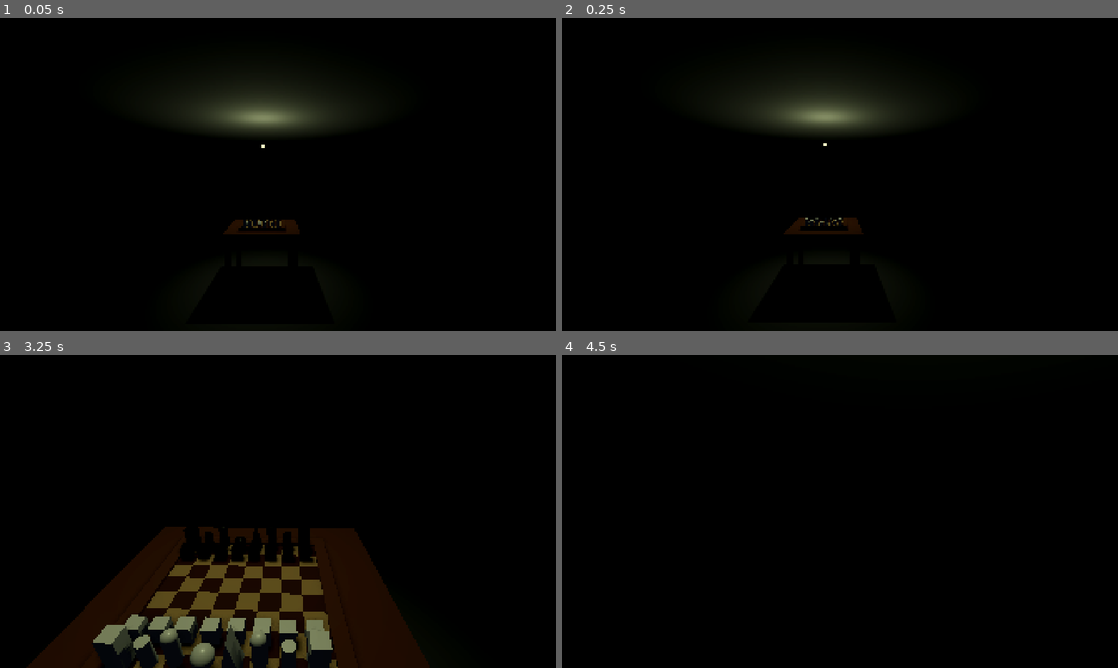
Above: before the commit, frames 1-4 (two rows, left to right).
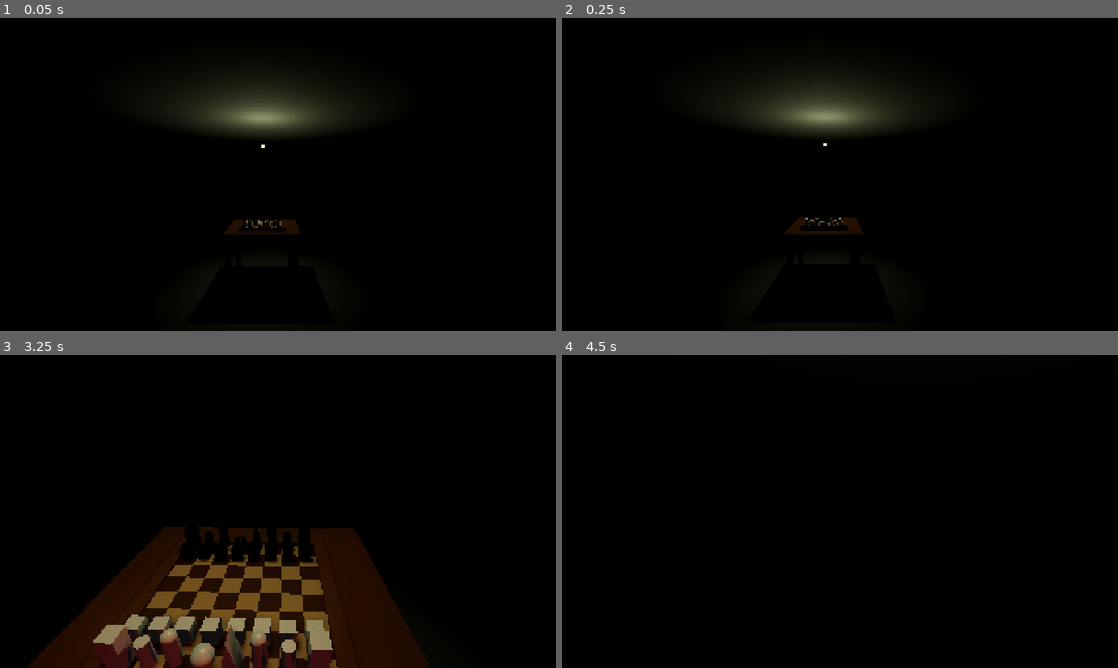
Above: after the commit, the same moments.

Repository: KarpX/zugzwang
Game: Godot game, scene res://scenes/room.tscn
Same seed, same stepped clock (60 frames per second), same inputs: the game is played once before the commit and once after it.
Inputs (mouse positions are in pixels of both pictures, inside the frame that each line leads up to):
- Up to frame 1 (0.05 s): no input
- Up to frame 2 (0.25 s): no input
- Up to frame 3 (3.25 s): tap Enter at 0.5 s; move the mouse to (305, 511) at 0.52 s; hold E (Interact) 0.53-1.28 s; hold W (Forward) from 0.53 s (still down); click (305, 511) at 0.67 s; move the mouse to (250, 511) at 1.27 s; tap E (Interact) at 1.35, 2.85 s; move the mouse to (289, 505) at 2.02 s; hold E (Interact) 2.03-2.78 s; tap Space at 2.75 s; move the mouse to (272, 517) at 2.77 s; click (272, 517) at 2.92 s
- Up to frame 4 (4.5 s): move the mouse to (1006, 558) at 3.52 s; release W (Forward) at 3.53 s; hold A (Left) 3.53-4.28 s; hold E (Interact) 3.53-4.28 s; move the mouse to (795, 508) at 4.27 s; hold W (Forward) from 4.28 s (still down); tap E (Interact) at 4.35 s

The runs differ from the first frame. In frame 3, 5.1% of the frame differs, in the area x 16-60%, y 74-100%; in frame 4, nothing differs.

Commit message:
feat: create camera and tracking player

Diff:
--- a/scenes/room.tscn
+++ b/scenes/room.tscn
@@ -3,13 +3,27 @@
 [ext_resource type="ArrayMesh" uid="uid://vby8rcdeokm4" path="res://assets/obj/wall.obj" id="1_ffxv4"]
 [ext_resource type="ArrayMesh" uid="uid://dvckkxtjwhf5y" path="res://assets/obj/floor.obj" id="2_85yof"]
 [ext_resource type="ArrayMesh" uid="uid://bu2hmu1ispov0" path="res://assets/obj/door.obj" id="2_qvc4m"]
+[ext_resource type="ArrayMesh" uid="uid://bhdtqjfkdulmd" path="res://assets/obj/camera_base.obj" id="3_7dqbv"]
 [ext_resource type="Script" uid="uid://civp1exok25hc" path="res://scenes/player.gd" id="3_85yof"]
 [ext_resource type="ArrayMesh" uid="uid://bx4h6i2qwxn85" path="res://assets/obj/table.obj" id="4_14vil"]
 [ext_resource type="AudioStream" uid="uid://cgaxltonkbg6" path="res://assets/sounds/steps.ogg" id="4_jn645"]
+[ext_resource type="ArrayMesh" uid="uid://dbwqa6tjxla4m" path="res://assets/obj/camera.obj" id="4_ybpoa"]
 [ext_resource type="PackedScene" uid="uid://vbbrscmec1l0" path="res://scenes/chess/chess_board.tscn" id="5_board"]
+[ext_resource type="Script" uid="uid://d0s352782ryie" path="res://scripts/world/security_camera.gd" id="6_seccam"]
 
 [sub_resource type="BoxShape3D" id="BoxShape3D_x5vg1"]
 size = Vector3(40.07849, 13.515747, 0.60009766)
+
+[sub_resource type="StandardMaterial3D" id="StandardMaterial3D_lens_glow"]
+albedo_color = Color(0.9, 0.05, 0.05, 1)
+emission_enabled = true
+emission = Color(1, 0.05, 0.05, 1)
+emission_energy_multiplier = 4.0
+
+[sub_resource type="SphereMesh" id="SphereMesh_lens"]
+material = SubResource("StandardMaterial3D_lens_glow")
+radius = 0.07
+height = 0.14
 
 [sub_resource type="BoxShape3D" id="BoxShape3D_m4ky1"]
 size = Vector3(6.4505615, 0.6176758, 6.2828064)
@@ -28,8 +42,9 @@
 ssao_enabled = true
 ssao_radius = 1.5
 glow_enabled = true
+glow_intensity = 1.45
 glow_strength = 1.15
-glow_bloom = 0.15
+glow_bloom = 0.2
 glow_blend_mode = 2
 volumetric_fog_enabled = true
 volumetric_fog_density = 0.01
@@ -91,6 +106,40 @@
 transform = Transform3D(0.8, 0, 0, 0, 0.8, 0, 0, 0, 0.8, 16, 0, 0)
 mesh = ExtResource("2_qvc4m")
 
+[node name="CameraBase" type="MeshInstance3D" parent="walls" unique_id=1965094053]
+transform = Transform3D(1, 0, 0, 0, 1, 0, 0, 0, 1, 1.332, 9.019, 2.05)
+mesh = ExtResource("3_7dqbv")
+
+[node name="CameraPivot" type="Node3D" parent="walls/CameraBase" unique_id=1142422552]
+transform = Transform3D(1, 0, 0, 0, 1, 0, 0, 0, 1, 0, 2, 0.5)
+script = ExtResource("6_seccam")
+
+[node name="CameraMesh" type="MeshInstance3D" parent="walls/CameraBase/CameraPivot" unique_id=1142422556]
+transform = Transform3D(0, 0, 1, 0, 1, 0, -1, 0, 0, 0.2, -0.4, -1.2)
+mesh = ExtResource("4_ybpoa")
+
+[node name="NightVisionSpotLight" type="SpotLight3D" parent="walls/CameraBase/CameraPivot" unique_id=1142422553]
+transform = Transform3D(1, 0, 0, 0, 1, 0, 0, 0, 1, 0, 0, -2.4)
+light_color = Color(1, 0.1, 0.1, 1)
+light_energy = 1.6
+light_volumetric_fog_energy = 3.0
+shadow_enabled = true
+distance_fade_enabled = true
+spot_range = 28.0
+spot_angle = 14.0
+spot_angle_attenuation = 1.8
+
+[node name="LensGlow" type="OmniLight3D" parent="walls/CameraBase/CameraPivot" unique_id=1142422554]
+transform = Transform3D(1, 0, 0, 0, 1, 0, 0, 0, 1, 0, 0, -2.35)
+light_color = Color(1, 0.05, 0.05, 1)
+light_energy = 0.8
+omni_range = 0.6
+omni_attenuation = 2.5
+
+[node name="LensMesh" type="MeshInstance3D" parent="walls/CameraBase/CameraPivot" unique_id=1142422555]
+transform = Transform3D(1, 0, 0, 0, 1, 0, 0, 0, 1, 0, 0, -2.2467504)
+mesh = SubResource("SphereMesh_lens")
+
 [node name="floor2" type="MeshInstance3D" parent="." unique_id=96282830]
 transform = Transform3D(5, 0, 0, 0, 1, 0, 0, 0, 6.5, 16, 12.502992, 20)
 mesh = ExtResource("2_85yof")
@@ -105,7 +154,7 @@
 transform = Transform3D(5, 0, 0, 0, 1, 0, 0, 0, 6.5, 16, 0, 20)
 mesh = ExtResource("2_85yof")
 
-[node name="player" type="CharacterBody3D" parent="." unique_id=570902455]
+[node name="player" type="CharacterBody3D" parent="." unique_id=570902455 groups=["player"]]
 transform = Transform3D(-1, 0, -8.742278e-08, 0, 1, 0, 8.742278e-08, 0, -1, 14.947643, 5.1845746, 3.7221327)
 script = ExtResource("3_85yof")
 
--- /dev/null
+++ b/scripts/world/security_camera.gd
@@ -0,0 +1,66 @@
+class_name SecurityCamera
+extends Node3D
+
+## Скорость поворота сервопривода камеры (радианы в секунду)
+@export_range(0.5, 10.0, 0.1) var tracking_speed: float = 2.2
+
+## Смещение цели по высоте (целимся в грудь/голову игрока)
+@export var vertical_offset: float = 1.8
+
+## Цель для слежения (если не задана, ищется узел в группе "player")
+@export var target: Node3D = null
+
+## Ограничения вертикального угла наклона (Pitch) в градусах
+@export var min_pitch_deg: float = -75.0
+@export var max_pitch_deg: float = 20.0
+
+func _ready() -> void:
+	_resolve_target()
+
+func _resolve_target() -> void:
+	if target and is_instance_valid(target):
+		return
+
+	# Сначала ищем по иерархии нод в комнате (работает всегда)
+	var player_node: Node = get_node_or_null("../../../player")
+	if player_node is Node3D:
+		target = player_node as Node3D
+		return
+
+	# Поиск игрока через дерево групп, если узел в SceneTree
+	if is_inside_tree() and get_tree():
+		var player_in_group: Node = get_tree().get_first_node_in_group("player")
+		if player_in_group is Node3D:
+			target = player_in_group as Node3D
+			return
+
+		var root_player: Node = get_node_or_null("/root/room/player")
+		if root_player is Node3D:
+			target = root_player as Node3D
+
+func _process(delta: float) -> void:
+	if not target or not is_instance_valid(target):
+		_resolve_target()
+		if not target:
+			return
+
+	var target_pos: Vector3 = target.global_position + Vector3(0.0, vertical_offset, 0.0)
+	var dir_to_target: Vector3 = target_pos - global_position
+	if dir_to_target.length_squared() < 0.01:
+		return
+
+	# Вектор "вверх" с защитой от вертикального вырождения
+	var up_vec: Vector3 = Vector3.UP
+	var dir_norm: Vector3 = dir_to_target.normalized()
+	if absf(dir_norm.dot(up_vec)) > 0.99:
+		up_vec = Vector3.FORWARD
+
+	# Целевой трансформ, направляющий локальную ось -Z на игрока
+	var target_transform: Transform3D = global_transform.looking_at(target_pos, up_vec)
+	var current_quat: Quaternion = global_basis.get_rotation_quaternion()
+	var target_quat: Quaternion = target_transform.basis.get_rotation_quaternion()
+
+	# Плавное вращение сервопривода
+	var slerp_factor: float = clampf(tracking_speed * delta, 0.0, 1.0)
+	var next_quat: Quaternion = current_quat.slerp(target_quat, slerp_factor)
+	global_basis = Basis(next_quat)
--- /dev/null
+++ b/tests/world/test_security_camera.gd
@@ -0,0 +1,58 @@
+extends SceneTree
+
+const SecurityCameraScript = preload("res://scripts/world/security_camera.gd")
+
+func _init() -> void:
+	_run_tests.call_deferred()
+
+func _run_tests() -> void:
+	print("--- [Security Camera Test] Запуск теста слежения камеры ---")
+
+	var room_scene = load("res://scenes/room.tscn")
+	assert(room_scene != null, "Сцена res://scenes/room.tscn должна успешно загружаться")
+
+	var room = room_scene.instantiate()
+	assert(room != null, "Инстанцирование room.tscn должно проходить успешно")
+	root.add_child(room)
+
+	# Ждем 1 кадр для обновления transforms и inside_tree
+	await process_frame
+
+	# Проверяем наличие узлов камеры
+	var base = room.get_node_or_null("walls/CameraBase")
+	assert(base != null, "walls/CameraBase должен существовать")
+
+	var pivot = base.get_node_or_null("CameraPivot")
+	assert(pivot != null, "CameraPivot должен существовать внутри CameraBase")
+	assert(pivot.get_script() == SecurityCameraScript, "CameraPivot должен использовать security_camera.gd")
+
+	var spotlight: SpotLight3D = pivot.get_node_or_null("NightVisionSpotLight") as SpotLight3D
+	assert(spotlight != null, "NightVisionSpotLight должен существовать")
+	assert(spotlight.spot_angle <= 20.0, "spot_angle должен быть сфокусированным (<= 20°)")
+	assert(spotlight.light_energy <= 2.5, "light_energy должен быть умеренным (<= 2.5)")
+	print("[PASS] Тест 1: Сфокусированное освещение (spot_angle = %s, light_energy = %s)" % [spotlight.spot_angle, spotlight.light_energy])
+
+	# Проверяем цель слежения
+	var player = room.get_node_or_null("player")
+	assert(player != null, "Игрок должен существовать в комнате")
+	assert(player.is_in_group("player"), "Игрок должен быть в группе 'player'")
+
+	pivot._resolve_target()
+	assert(pivot.target == player, "Камера должна автоматически обнаружить игрока как цель")
+	print("[PASS] Тест 2: Камера автоматически захватывает игрока как цель")
+
+	# Тестируем шаг слежения в кадре
+	for i in range(10):
+		pivot._process(0.1)
+
+	var dir_to_player = ((player.global_position + Vector3(0, pivot.vertical_offset, 0)) - pivot.global_position).normalized()
+	var forward_cam = -pivot.global_basis.z
+
+	# Проверяем, что вектор взгляда камеры направлен на игрока
+	var dot_product = forward_cam.dot(dir_to_player)
+	assert(dot_product > 0.85, "Камера должна направлять свой передний вектор (-Z) в сторону игрока (dot = %.3f)" % dot_product)
+	print("[PASS] Тест 3: Шаг слежения плавно направляет камеру на игрока (dot = %.3f)" % dot_product)
+
+	room.free()
+	print("--- [Security Camera Test] ВСЕ ТЕСТЫ УСПЕШНО ПРОЙДЕНЫ ---")
+	quit(0)
Not shown, added: assets/obj/camera.mtl
Not shown, added: assets/obj/camera.obj
Not shown, added: assets/obj/camera.obj.import
Binary file added: assets/obj/camera.png
Not shown, added: assets/obj/camera.png.import
Not shown, added: assets/obj/camera_base.mtl
Not shown, added: assets/obj/camera_base.obj
Not shown, added: assets/obj/camera_base.obj.import
Binary file added: assets/obj/camera_base.png
Not shown, added: assets/obj/camera_base.png.import
Not shown, added: scripts/world/security_camera.gd.uid
Not shown, added: tests/world/test_security_camera.gd.uid
